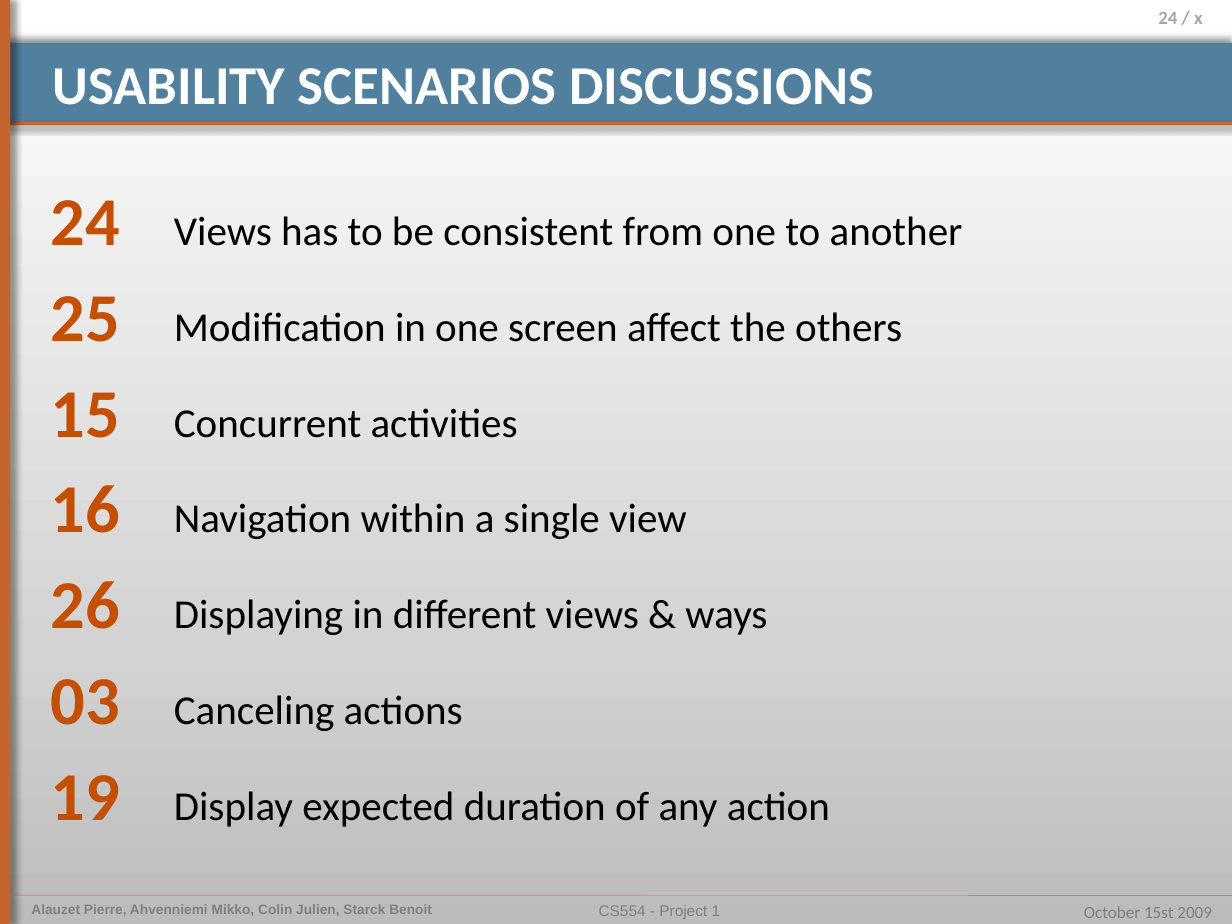
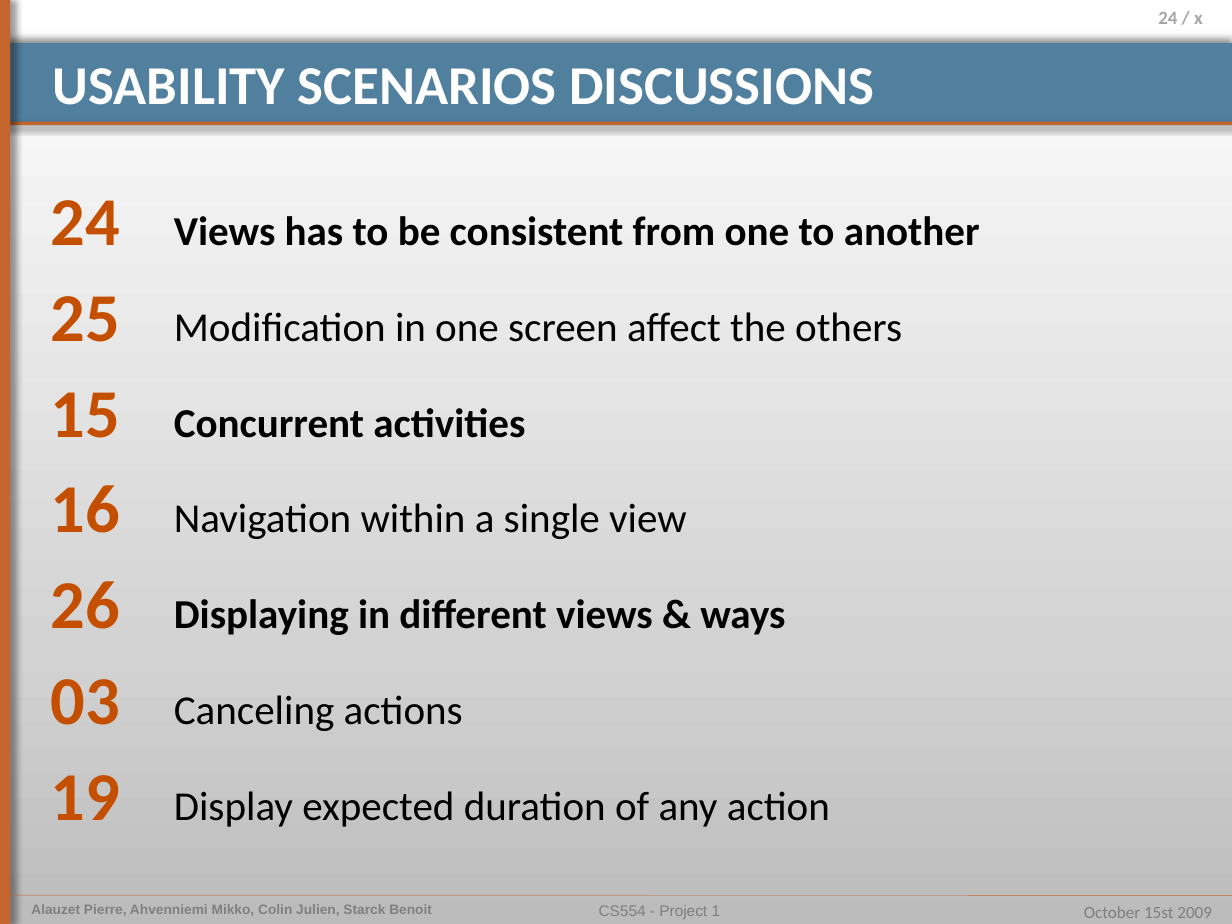
Before and after one commit to pierrealauzet/euroteam, a slide deck: slide 24 of Project 1/Part Final/CS554_EuroTeam_Project1.pptx. Drawn at 1232x924 pixels with LibreOffice and Linux fonts; fonts in the diff are those of the drawing. Boxes give left, top, right and bottom in pixels: in the first picture for what was removed or moved away, otherwise in the second. Text is boxed around its words. In the diff, an @@ line names an element or a change of style, - is before the commit and + after.

```diff
--- a/Project 1/Part Final/CS554_EuroTeam_Project1.pptx
+++ b/Project 1/Part Final/CS554_EuroTeam_Project1.pptx
@@ text at (51,200,980,635): bold on in "Views has to be consistent from one ...", "Concurrent activities", "Displaying in different views & ways" @@
```
Also in this commit, not shown: 6 other slides changed, 1 other file.
